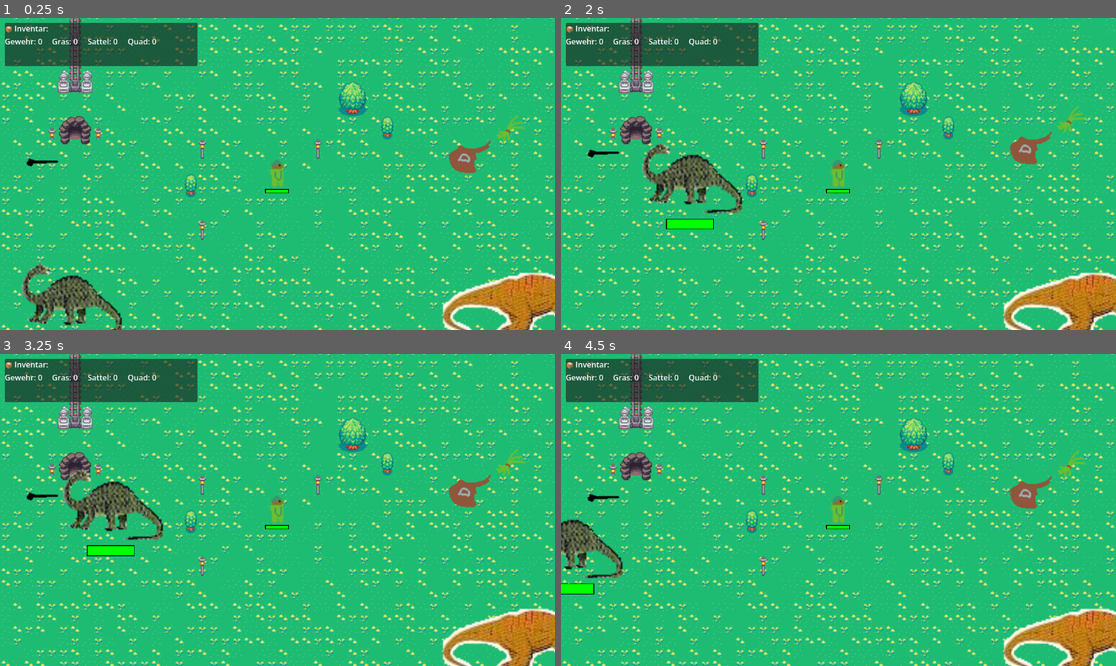
Above: before the commit, frames 1-4 (two rows, left to right).
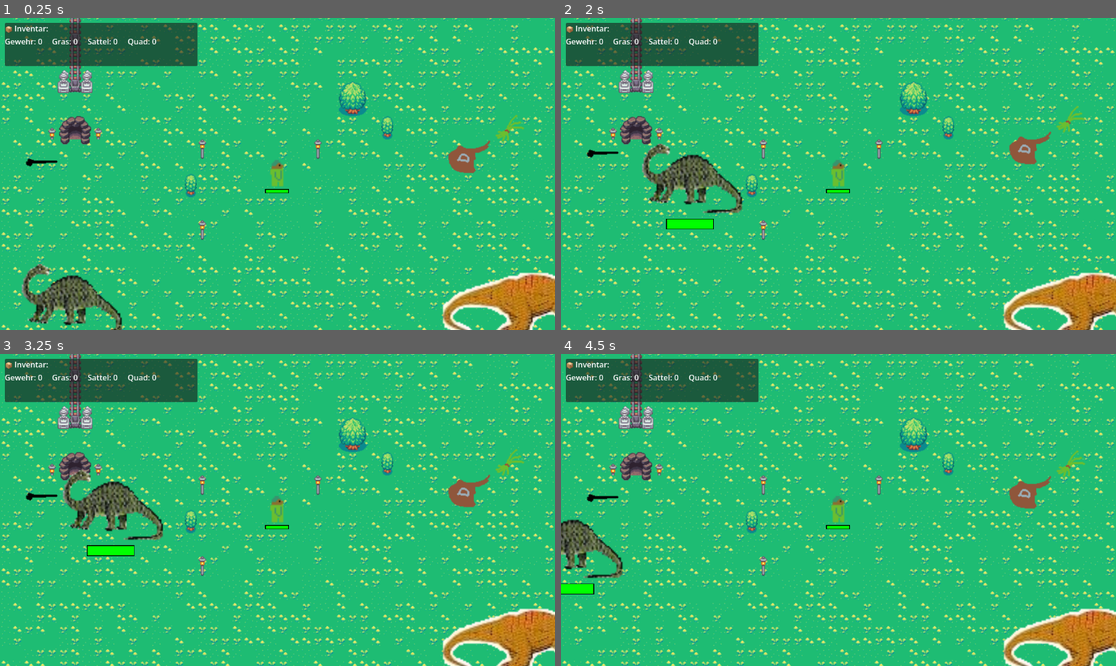
Above: after the commit, the same moments.

Repository: twiederk/Dinojagd
Game: Godot game, scene res://scenes/main/Main.tscn
Two runs of this game, one before a commit and one after it. Both use one fixed random seed, a clock stepped at 60 frames per second and the inputs below.
Inputs:
- Up to frame 1 (0.25 s): no input
- Up to frame 2 (2 s): tap Enter (ui_accept) at 0.5, 0.77, 1.52 s; hold E (interact) 0.53-1.28 s; tap Q (toggle_quad) at 1.35 s
- Up to frame 3 (3.25 s): hold E (interact) 2.03-2.78 s; tap Q (toggle_quad) at 2.85 s; tap Enter (ui_accept) at 3.02 s
- Up to frame 4 (4.5 s): hold E (interact) 3.53-4.28 s; tap Enter (ui_accept) at 3.77 s; tap Q (toggle_quad) at 4.35 s

The runs differ from the first frame. In frame 1, 0.1% of the frame differs, in the area x 4-95%, y 30-50%; in frame 2, 0.1%; in frame 3, 0.1%; in frame 4, 0.1%.

Commit message:
Player can leave world anymore

Diff:
--- a/sourcecode/map_borders.tscn
+++ b/sourcecode/map_borders.tscn
@@ -17,28 +17,24 @@
 script = ExtResource("1_l3yer")
 
 [node name="NorthBorder" type="StaticBody2D" parent="." unique_id=847656563]
-collision_layer = 2
 collision_mask = 0
 
 [node name="CollisionShape2D" type="CollisionShape2D" parent="NorthBorder" unique_id=1660142989]
 shape = SubResource("WorldBoundaryShape2D_utvxw")
 
 [node name="SouthBorder" type="StaticBody2D" parent="." unique_id=1206881540]
-collision_layer = 2
 collision_mask = 0
 
 [node name="CollisionShape2D" type="CollisionShape2D" parent="SouthBorder" unique_id=1208171383]
 shape = SubResource("WorldBoundaryShape2D_5yvla")
 
 [node name="WestBorder" type="StaticBody2D" parent="." unique_id=928016872]
-collision_layer = 2
 collision_mask = 0
 
 [node name="CollisionShape2D" type="CollisionShape2D" parent="WestBorder" unique_id=56814405]
 shape = SubResource("WorldBoundaryShape2D_hpfoq")
 
 [node name="EastBorder" type="StaticBody2D" parent="." unique_id=1066594331]
-collision_layer = 2
 collision_mask = 0
 
 [node name="CollisionShape2D" type="CollisionShape2D" parent="EastBorder" unique_id=1585654060]
--- a/sourcecode/scenes/main/Main.tscn
+++ b/sourcecode/scenes/main/Main.tscn
@@ -10,7 +10,6 @@
 [ext_resource type="PackedScene" uid="uid://trex" path="res://scenes/enemies/TRex.tscn" id="TRexScene"]
 
 [node name="Main" type="Node2D" unique_id=100323129]
-position = Vector2(1, 0)
 script = ExtResource("MainScript")
 
 [node name="ErdbodenEbene" type="TileMapLayer" parent="." unique_id=1641488514]
